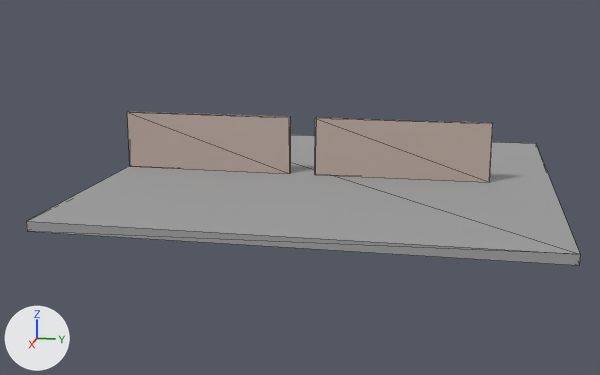
An edit to the glTF model godot/scenes/maps/bank.gltf, drawn before and after from the same camera.
Camera for both pictures: a camera (50 mm lens) standing at (28.21, 4.54, 6.54) and looking at (0.51, -1.0, -0.39). Lighting does not change. The marker at lower left points along +X, +Y and +Z. The first picture is the older version. Mesh edges are drawn as thin lines. Where no turn or scale is listed for an object, it has been applied to the vertices.

In view in the first picture: 'Map_Ground-col', 'Wall_Center-col', 'Wall_Center-col.001'.
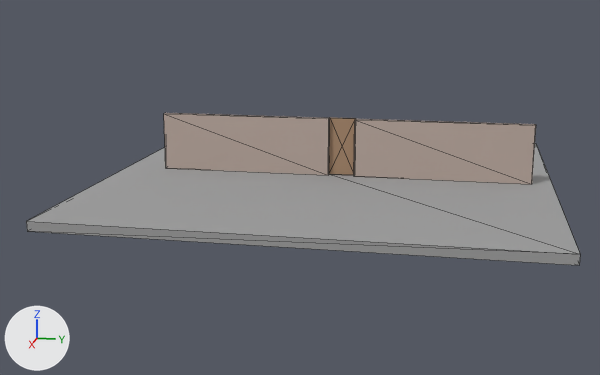
Location of each change, [x1, y1, x2, y2] in pixels of the pictures (600 x 375 px):
```json
{"object": "Wall_Center-col", "change": "moved", "before": [315, 117, 493, 182], "after": [354, 119, 536, 184]}
{"object": "Wall_Center-col.001", "change": "moved", "before": [127, 112, 291, 174], "after": [164, 113, 330, 175]}
{"object": "door_01-col", "change": "added", "after": [329, 118, 356, 175], "on screen": "brown"}
```

The change, as JSON lines over the scene's bpy script:
```json
{"op": "add", "block": "mat_door_material", "code": ["mat_door_material = principled_material('Door_Material')", "mat_door_material.base_color = (0.4, 0.25, 0.15)  # brown #aa896c", "mat_door_material.roughness = 0.7"]}
{"op": "add", "block": "me_cube", "code": ["me_cube = bpy.data.meshes.new('Cube')", "me_cube.from_pydata([(0.03, -0.9, 0.0), (0.03, -0.9, 2.0), (-0.02, -0.9, 0.0), (-0.02, -0.9, 2.0), (0.03, 0.0, 0.0), (0.03, 0.0, 2.0), (-0.03, 0.0, 0.0), (-0.03, 0.0, 2.0)], [], [(0, 1, 3), (0, 3, 2), (2, 3, 7), (2, 7, 6), (6, 7, 5), (6, 5, 4), (4, 5, 1), (4, 1, 0), (2, 6, 4), (2, 4, 0), (7, 3, 1), (7, 1, 5)])", "me_cube.materials.append(mat_door_material)  # brown #aa896c"]}
{"op": "set", "path": "ob_wall_center_col.location", "old": "(0.0, 2.44, 0.0)", "new": "(0.0, 3.83, 0.0)"}
{"op": "set", "path": "ob_wall_center_col_001.location", "old": "(0.0, -4.46, 0.0)", "new": "(0.0, -3.07, 0.0)"}
{"op": "add", "block": "ob_door_01_col", "code": ["ob_door_01_col = bpy.data.objects.new('door_01-col', me_cube)", "ob_door_01_col.location = (-0.07, 0.83, 0.01)"]}
```
